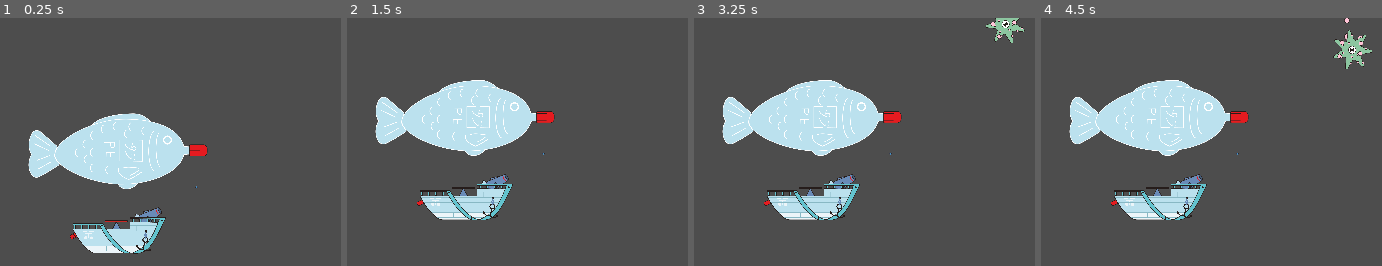
Above: before the commit, frames 1-4 (left to right).
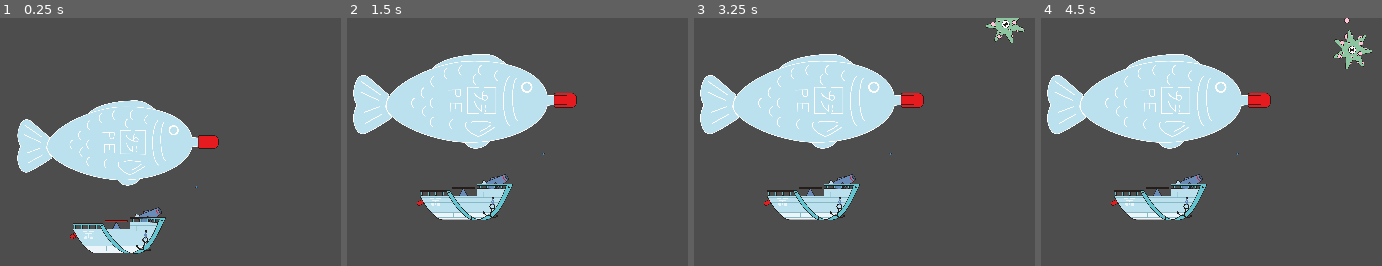
Above: after the commit, the same moments.

Repository: TheJP/GlobalGameJam2025
Game: Godot game, scene res://level/level.tscn
Same seed, same stepped clock (60 frames per second), same inputs: the game is played once before the commit and once after it. The engine's default icon, where the game draws it, is replaced by a stand-in: a white triangle on a blue panel in a dark square.
Inputs:
- Up to frame 1 (0.25 s): no input
- Up to frame 2 (1.5 s): no input
- Up to frame 3 (3.25 s): tap Enter at 2 s; tap Space at 2.75 s
- Up to frame 4 (4.5 s): no input

The runs differ from the first frame. In frame 1, 5.7% of the frame differs, in the area x 4-65%, y 33-69%; in frame 2, 10%, in the area x 1-68%, y 14-56%; in frame 3, 10%; in frame 4, 10%.

Commit message:
bubble scale change speed updated Fix: Boat updates scale initialy

Diff:
--- a/boat/boat.gd
+++ b/boat/boat.gd
@@ -1,27 +1,25 @@
 class_name Boat
 extends Node2D
 
-@export var initial_height:float = 100
-@export var max_height:float = 200
-@export var min_height:float = -200
-@export var min_scale:float = 0.5
-@export var max_scale:float = 1.5
-
-@export var speed_up:float = 80
-@export var speed_down:float = 100
-@export var pump_height_add:float = 8
-@export var lose_air_sub:float = 20
-@export var size_change_duration:float = 0.2
+@export var initial_height: float = 100
+@export var max_height: float = 200
+@export var min_height: float = -200
+@export var min_scale: float = 0.5
+@export var max_scale: float = 1.5
+@export var speed_up: float = 80
+@export var speed_down: float = 100
+@export var pump_height_add: float = 8
+@export var lose_air_sub: float = 20
+@export var size_change_speed: float = 0.5
 
 @onready var body_node: BoatBody = $Body
 @onready var bubble_node: BoatBubble = $Bubble
-
 @onready var pump_node: Pump = $Pump
 @onready var canon_node: Canon = $Canon
-
 signal shoot(bullet: PackedScene, direction: Vector2, location: Vector2)
 
-func lose_air(amount:float = lose_air_sub) -> void:
+
+func lose_air(amount: float = lose_air_sub) -> void:
 	if target_height <= min_height:
 		return
 	target_height -= amount
@@ -30,7 +28,7 @@
 	_update_scale()
 
 
-func pump_up(amount:float = pump_height_add) -> void:
+func pump_up(amount: float = pump_height_add) -> void:
 	if target_height >= max_height:
 		return
 	target_height += amount
@@ -38,22 +36,27 @@
 		target_height = max_height
 	_update_scale()
 
-var balloon_scale_tween:Tween
-var target_height:float = 0
+var balloon_scale_tween: Tween
+var target_height: float = 0
+
 
 func _ready() -> void:
 	target_height = initial_height
+	_update_scale()
 	pump_node.pump_up.connect(_on_Pump_pump_up)
 	# Extend the signal outwards
 	canon_node.shoot.connect(func(bullet: PackedScene, direction: Vector2, location: Vector2) -> void: shoot.emit(bullet, direction, location))
+
 
 func _process(_delta: float) -> void:
 	if PlayerInput.is_just_pressed(PlayerInput.Action.DESCEND):
 		lose_air()
 
+
 func _physics_process(delta: float) -> void:
-	var speed:float = speed_up if target_height > -position.y else speed_down
+	var speed: float = speed_up if target_height > -position.y else speed_down
 	position = position.move_toward(Vector2(position.x, -target_height), speed * delta)
+
 
 func _on_Pump_pump_up() -> void:
 	pump_up()
@@ -62,14 +65,16 @@
 func _update_scale() -> void:
 	if balloon_scale_tween != null:
 		balloon_scale_tween.kill()
-#		balloon_scale_tween.pause()
-#		balloon_scale_tween.free()
+		#		balloon_scale_tween.pause()
+		#		balloon_scale_tween.free()
 		balloon_scale_tween = null
 
-	var target_scale:float = _get_target_bubble_size()
+	var target_scale: float = _get_target_bubble_size()
+	var duration: float     = abs(target_scale - bubble_node.scale.x) * (1 / size_change_speed)
 	balloon_scale_tween = get_tree().create_tween()
-	balloon_scale_tween.tween_property(bubble_node, "scale", Vector2(target_scale, target_scale), size_change_duration)
+	balloon_scale_tween.tween_property(bubble_node, "scale", Vector2(target_scale, target_scale), duration)
 	balloon_scale_tween.play()
+
 
 func _get_target_bubble_size() -> float:
 	return (target_height - min_height) / (max_height - min_height) * (max_scale - min_scale) + min_scale
